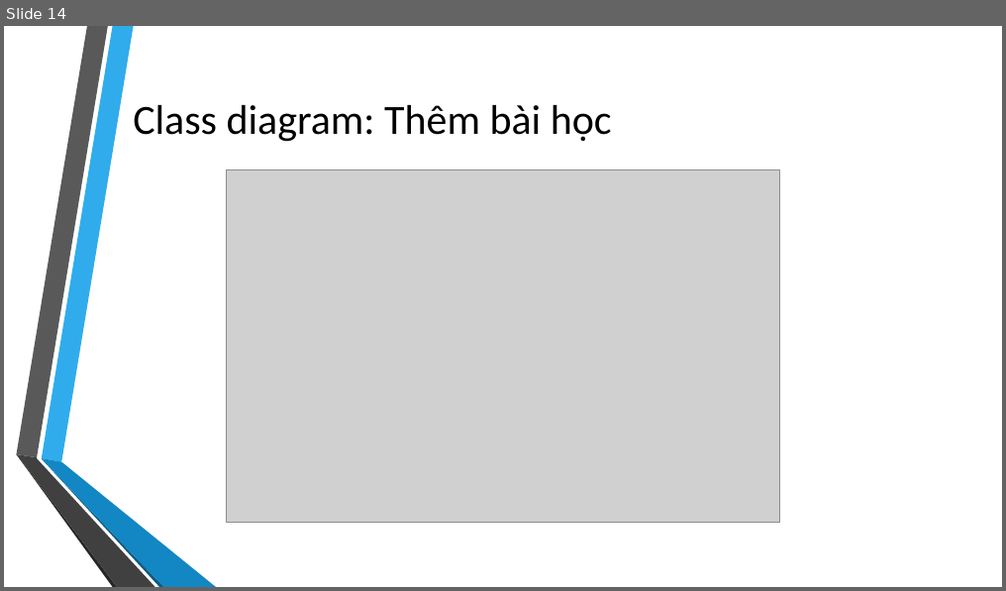
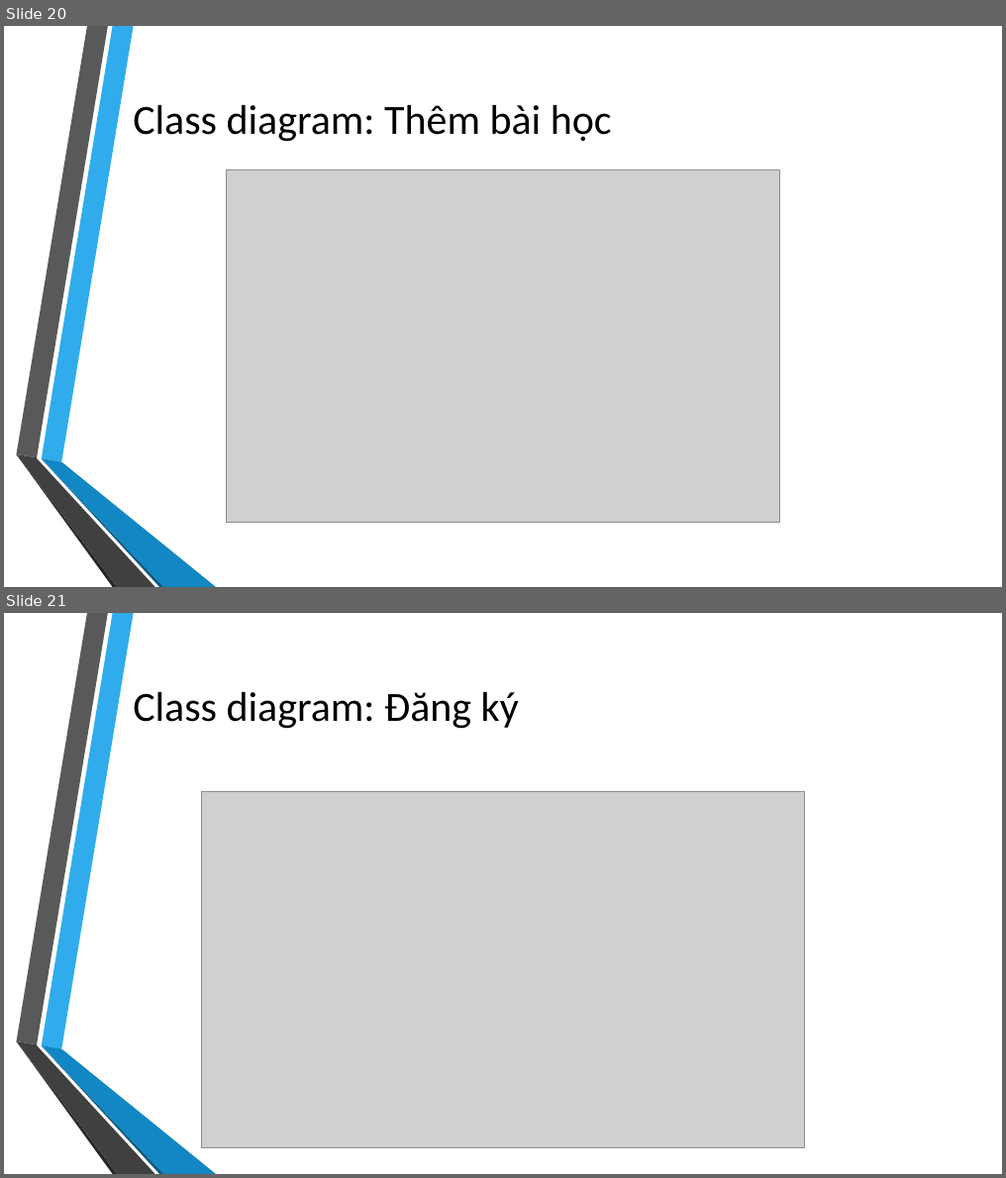
Before and after one commit to takiet60/SoftwareEngineering, a slide deck: CNPM.pptx. Shown one above the other, each under a label of ours: slide 14 before the commit, slides 20 and 21 after it. The pictures are 1006x591 and 1006x1178 pixels, drawn with LibreOffice and Linux fonts; fonts in the diff are those of the drawing; grey boxes stand for pictures; background and template pictures are left out. Boxes give left, top, right and bottom in pixels: in the first picture for what was removed or moved away, otherwise in the second. Text is boxed around its words. In the diff, an @@ line names an element or a change of style, - is before the commit and + after.

```diff
--- a/CNPM.pptx
+++ b/CNPM.pptx
@@ slide 21 added at [4, 613, 1002, 1174], background picture (left out); not listed: 6 template elements that a slide beside it also shows @@
@@ title added at [133, 692, 519, 729], 40 pt, text #000000 @@
+Class diagram: Đăng ký
@@ picture added at [202, 792, 805, 1149] @@
@@ what was slide 14 is now slide 20 @@
```
Also in this commit, not shown: 9 other slides added, 1 other file.
